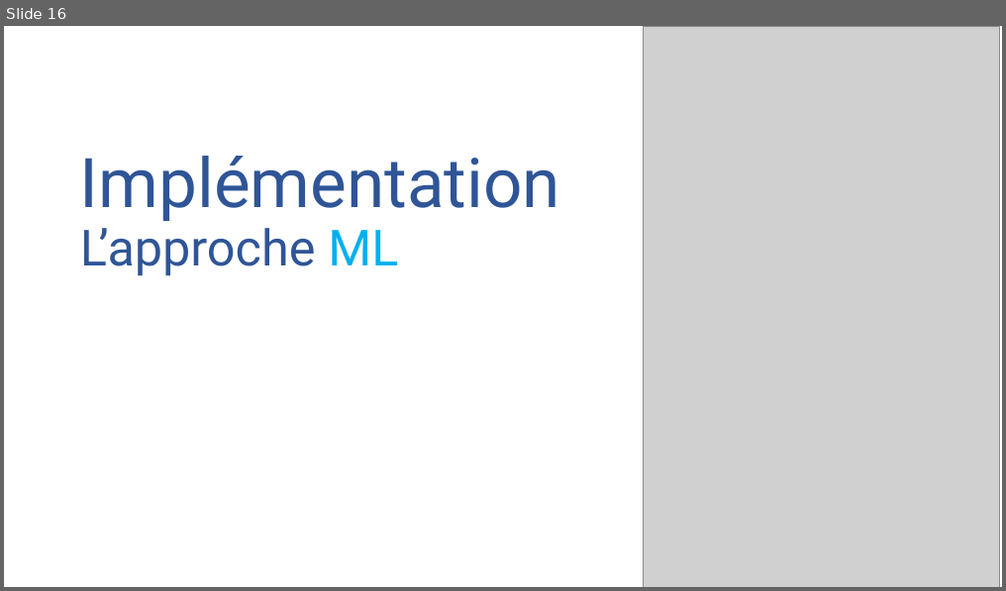
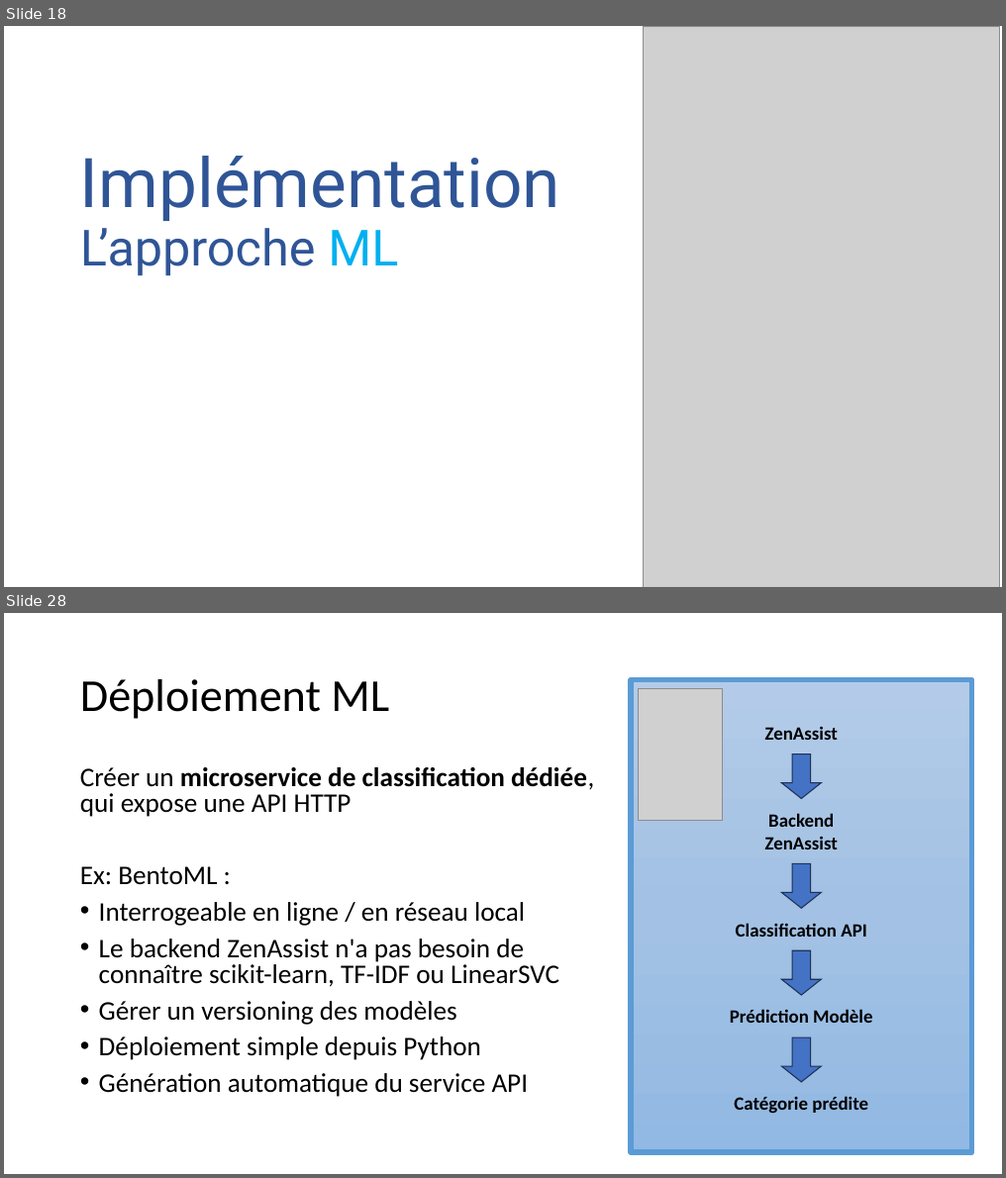
Before and after one commit to Ace4teaM/OCR-ZenAssist, a slide deck: Présentation.pptx. Shown one above the other, each under a label of ours: slide 16 before the commit, slides 18 and 28 after it; the slides between them are not shown. The pictures are 1006x591 and 1006x1178 pixels, drawn with LibreOffice and Linux fonts; fonts in the diff are those of the drawing; grey boxes stand for pictures. Boxes give left, top, right and bottom in pixels: in the first picture for what was removed or moved away, otherwise in the second. Text is boxed around its words. In the diff, an @@ line names an element or a change of style, - is before the commit and + after.

Commit message:
Ajout des recommandations de déploiement à la présentation

```diff
--- a/Présentation.pptx
+++ b/Présentation.pptx
@@ slide 28 added at (4, 613, 1002, 1174), background #FFFFFF @@
@@ title added at (80, 679, 389, 719), 44 pt, text #000000 @@
+Déploiement ML
@@ text added at (80, 767, 594, 1097), 25.9 pt, text #000000 @@
+Créer un microservice de classification dédiée, qui expose une API HTTP
+Ex: BentoML :
+• Interrogeable en ligne / en réseau local
+• Le backend ZenAssist n'a pas besoin de connaître scikit-learn, TF-IDF ou LinearSVC
+• Gérer un versioning des modèles
+• Déploiement simple depuis Python
+• Génération automatique du service API
@@ group added at (632, 679, 973, 1153): 5 texts, 4 right arrows, 1 rectangle, 1 picture @@
+ZenAssist
+Backend ZenAssist
+Classification API
+Catégorie prédite
+Prédiction Modèle
@@ what was slide 16 is now slide 18 @@
```
Also in this commit, not shown: 11 slides changed, 13 other slides added, 1 slide removed.
